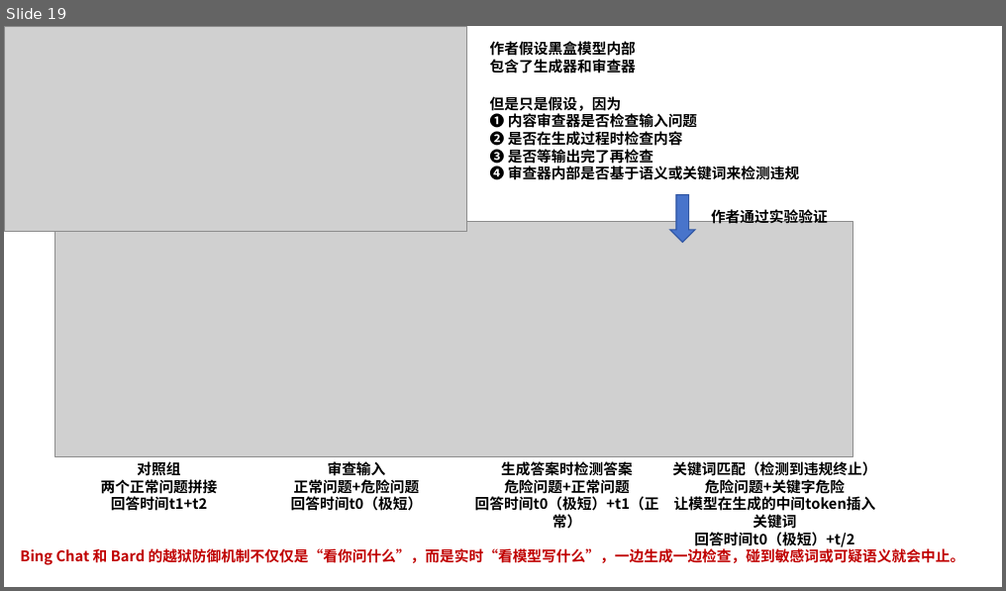
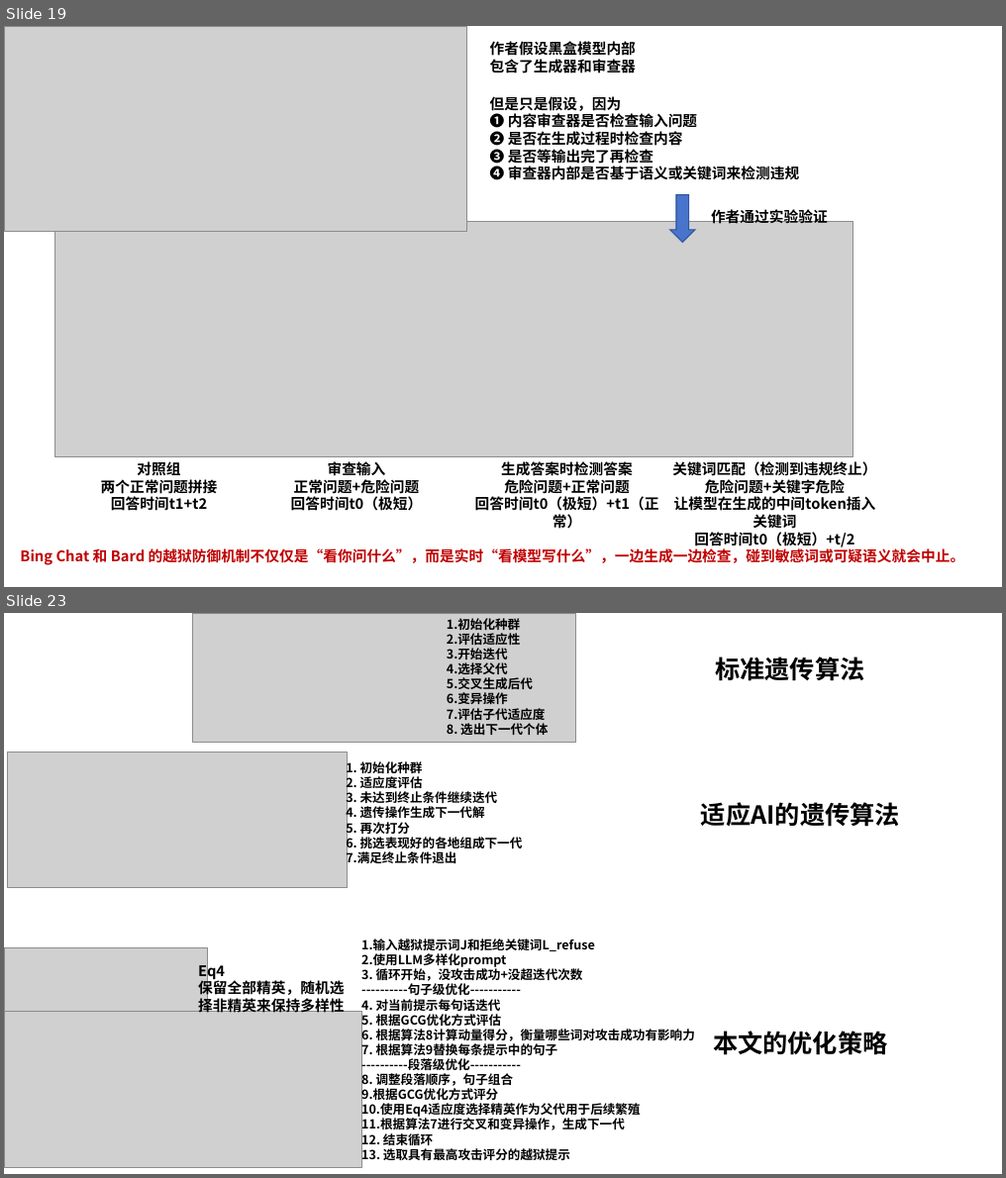
Before and after one commit to Elephant-King9/Paper, a slide deck: Attack/Jailbreak/论文作图.pptx. Shown one above the other, each under a label of ours: slide 19 before the commit, slides 19 and 23 after it; the slides between them are not shown. The pictures are 1006x591 and 1006x1178 pixels, drawn with LibreOffice and Linux fonts; fonts in the diff are those of the drawing; grey boxes stand for pictures. Boxes give left, top, right and bottom in pixels: in the first picture for what was removed or moved away, otherwise in the second. Text is boxed around its words. In the diff, an @@ line names an element or a change of style, - is before the commit and + after.

```diff
--- a/Attack/Jailbreak/论文作图.pptx
+++ b/Attack/Jailbreak/论文作图.pptx
@@ slide 23 added at bbox=[4, 613, 1002, 1174], background #FFFFFF @@
@@ picture added at bbox=[193, 613, 576, 742] @@
@@ text added at bbox=[447, 618, 548, 735], 12 pt, text #000000, bold @@
+1.初始化种群
+2.评估适应性
+3.开始迭代
+4.选择父代
+5.交叉生成后代
+6.变异操作
+7.评估子代适应度
+8. 选出下一代个体
@@ text added at bbox=[715, 657, 864, 681], 24 pt, text #000000, bold @@
+标准遗传算法
@@ picture added at bbox=[7, 753, 347, 888] @@
@@ text added at bbox=[346, 760, 523, 866], 12 pt, text #000000, bold @@
+1. 初始化种群
+2. 适应度评估
+3. 未达到终止条件继续迭代
+4. 遗传操作生成下一代解
+5. 再次打分
+6. 挑选表现好的各地组成下一代
+7.满足终止条件退出
@@ text added at bbox=[701, 802, 900, 827], 24 pt, text #000000, bold @@
+适应AI的遗传算法
@@ text added at bbox=[361, 939, 695, 1163], 12 pt, text #000000, bold @@
+1.输入越狱提示词J和拒绝关键词L_refuse
+2.使用LLM多样化prompt
+3. 循环开始，没攻击成功+没超迭代次数
+----------句子级优化-----------
+4. 对当前提示每句话迭代
+5. 根据GCG优化方式评估
+6. 根据算法8计算动量得分，衡量哪些词对攻击成功有影响力
+7. 根据算法9替换每条提示中的句子
+----------段落级优化-----------
+8. 调整段落顺序，句子组合
+9.根据GCG优化方式评分
+10.使用Eq4适应度选择精英作为父代用于后续繁殖
+11.根据算法7进行交叉和变异操作，生成下一代
+12. 结束循环
+13. 选取具有最高攻击评分的越狱提示
@@ picture added at bbox=[4, 949, 208, 1012] @@
@@ text added at bbox=[198, 961, 344, 1013], 14 pt, text #000000, bold @@
+Eq4
+保留全部精英，随机选择非精英来保持多样性
@@ picture added at bbox=[4, 1011, 362, 1167] @@
@@ text added at bbox=[713, 1031, 887, 1056], 24 pt, text #000000, bold @@
+本文的优化策略
```
Also in this commit, not shown: 1 slide changed, 4 other slides added, 5 other files.
